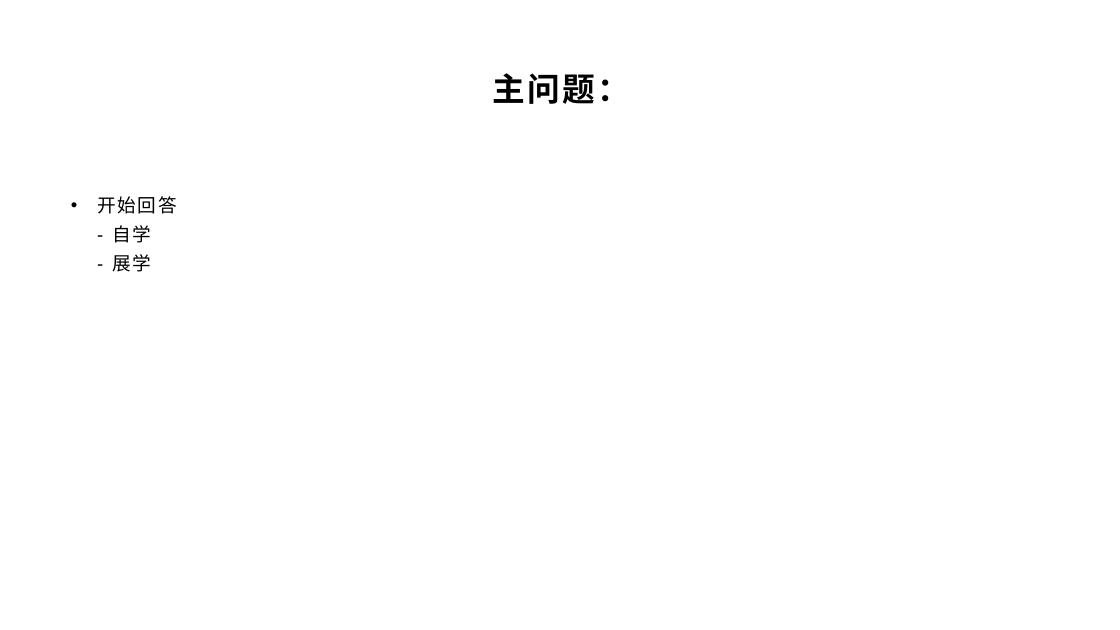
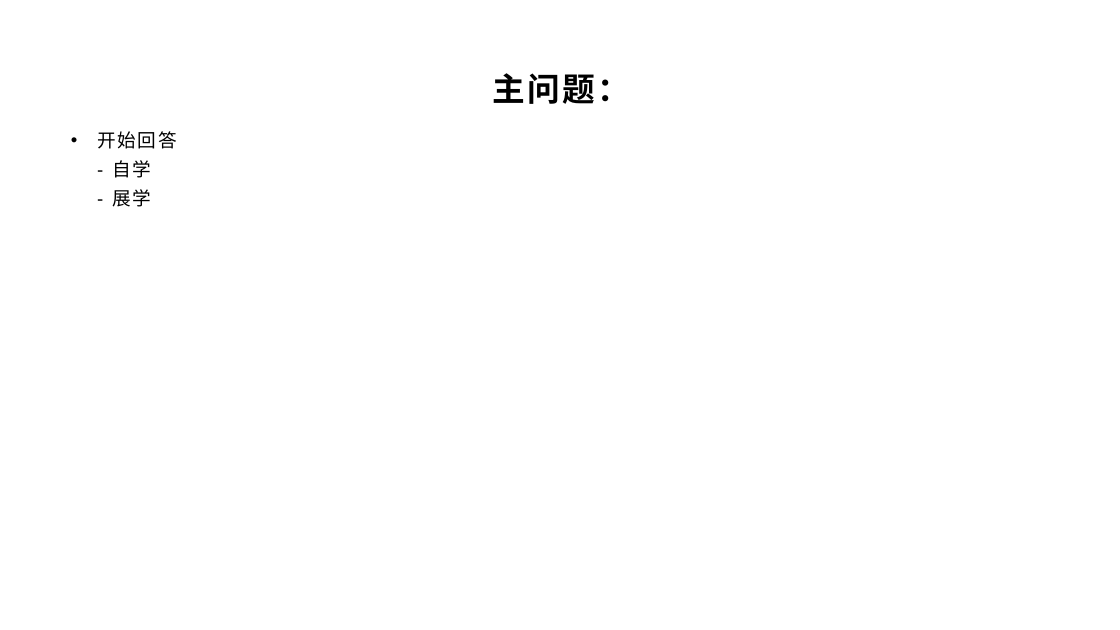
Before and after one commit to Wonder-Technology/SnakeEdu, a slide deck: slide 6 of 模板.pptx. Drawn at 1120x630 pixels with LibreOffice and Linux fonts; fonts in the diff are those of the drawing; background and template pictures are left out. Boxes give left, top, right and bottom in pixels: in the first picture for what was removed or moved away, otherwise in the second. Text is boxed around its words. In the diff, an @@ line names an element or a change of style, - is before the commit and + after.

```diff
--- a/模板.pptx
+++ b/模板.pptx
@@ text "开始回答 - 自学 - 展学": place and size @@
-text "开始回答 - 自学 - 展学" at [97,196,177,272]
+text "开始回答 - 自学 - 展学" at [97,131,177,207]
```
Also in this commit, not shown: 2 other slides changed, 1 slide added, 2 slides removed, 27 other files.
